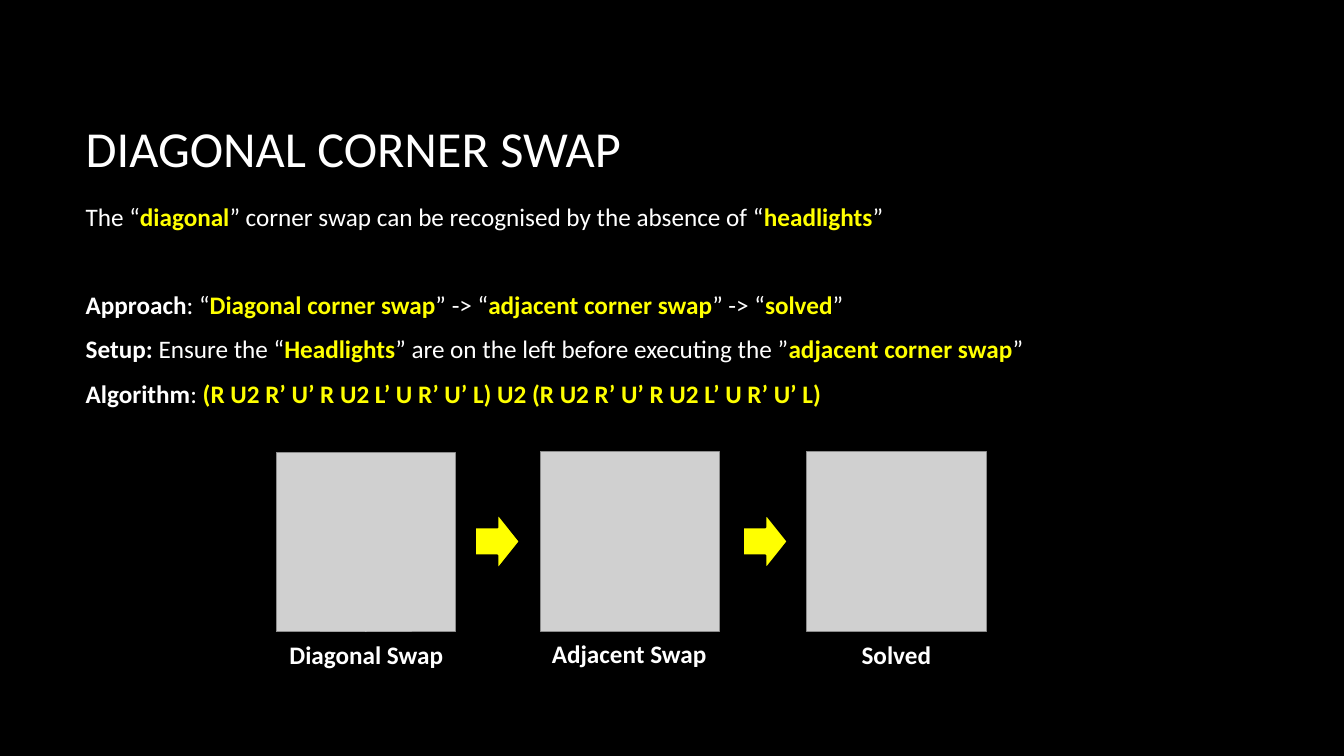
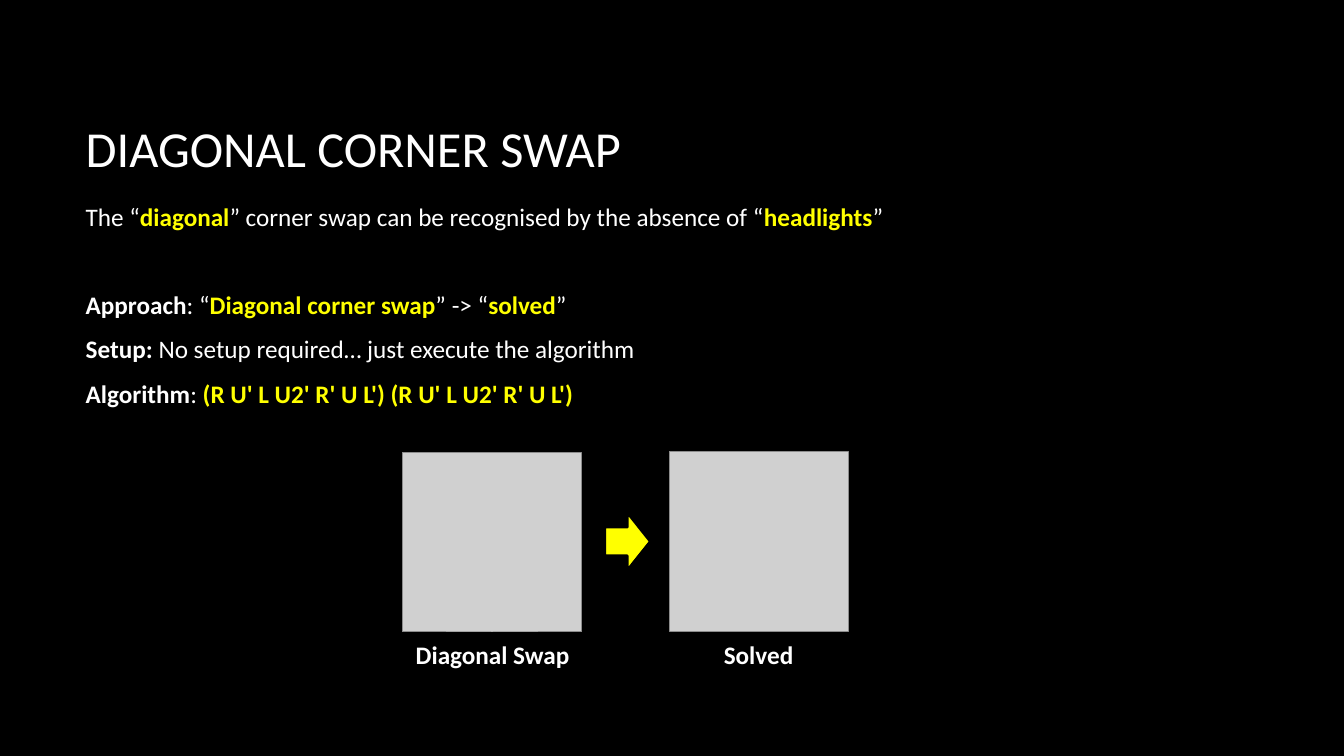
Before and after one commit to Logiqx/cubing-docs, a slide deck: slide 6 of improver/Improver Method Pt. 4.pptx. Drawn at 1344x756 pixels with LibreOffice and Linux fonts; fonts in the diff are those of the drawing; grey boxes stand for pictures; background and template pictures are left out. Boxes give left, top, right and bottom in pixels: in the first picture for what was removed or moved away, otherwise in the second. Text is boxed around its words. In the diff, an @@ line names an element or a change of style, - is before the commit and + after.

Commit message:
Improver PLL - Na-Perm
Introduced Na-Perm for diagonal corner swap during Improver PLL

```diff
--- a/improver/Improver Method Pt. 4.pptx
+++ b/improver/Improver Method Pt. 4.pptx
@@ text at box(86, 296, 634, 408): text changed; text colour #FFFF00 to #FFFFFF @@
-Approach: “Diagonal corner swap” -> “adjacent corner swap” -> “solved”
-Setup: Ensure the “Headlights” are on the left before executing the ”adjacent corner swap”
-Algorithm: (R U2 R’ U’ R U2 L’ U R’ U’ L) U2 (R U2 R’ U’ R U2 L’ U R’ U’ L)
+Approach: “Diagonal corner swap” -> “solved”
+Setup: No setup required… just execute the algorithm
+Algorithm: (R U' L U2' R' U L') (R U' L U2' R' U L')
@@ picture: place and size @@
-picture at box(276, 453, 456, 632)
+picture at box(402, 453, 582, 632)
@@ picture removed at box(540, 452, 720, 631) @@
@@ picture: place and size @@
-picture at box(808, 452, 987, 631)
+picture at box(669, 452, 849, 631)
@@ right arrow: place and size @@
-right arrow at box(475, 513, 520, 570)
+right arrow at box(605, 513, 650, 570)
@@ right arrow removed at box(743, 513, 788, 570) @@
@@ text "Diagonal Swap": place and size @@
-text "Diagonal Swap" at box(289, 646, 443, 669)
+text "Diagonal Swap" at box(416, 646, 569, 669)
@@ text removed at box(552, 645, 706, 668) @@
-Adjacent Swap
@@ text "Solved": place and size @@
-text "Solved" at box(862, 646, 931, 665)
+text "Solved" at box(724, 646, 793, 665)
```
Also in this commit, not shown: 4 other slides changed, 1 other file.
